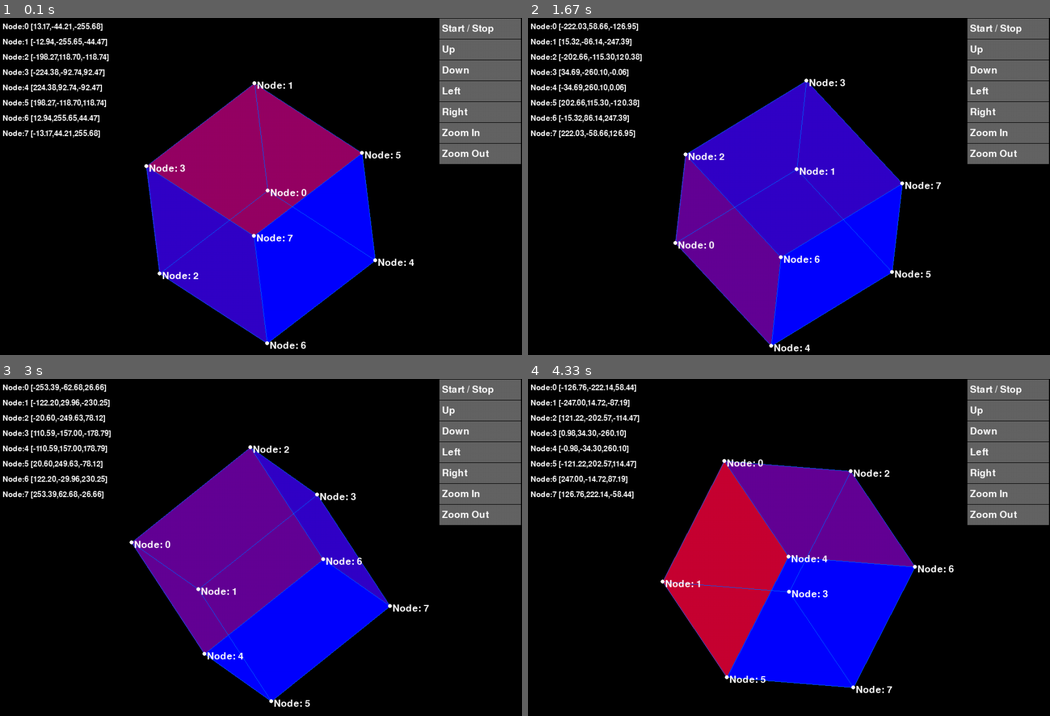
Above: before the commit, frames 1-4 (two rows, left to right).
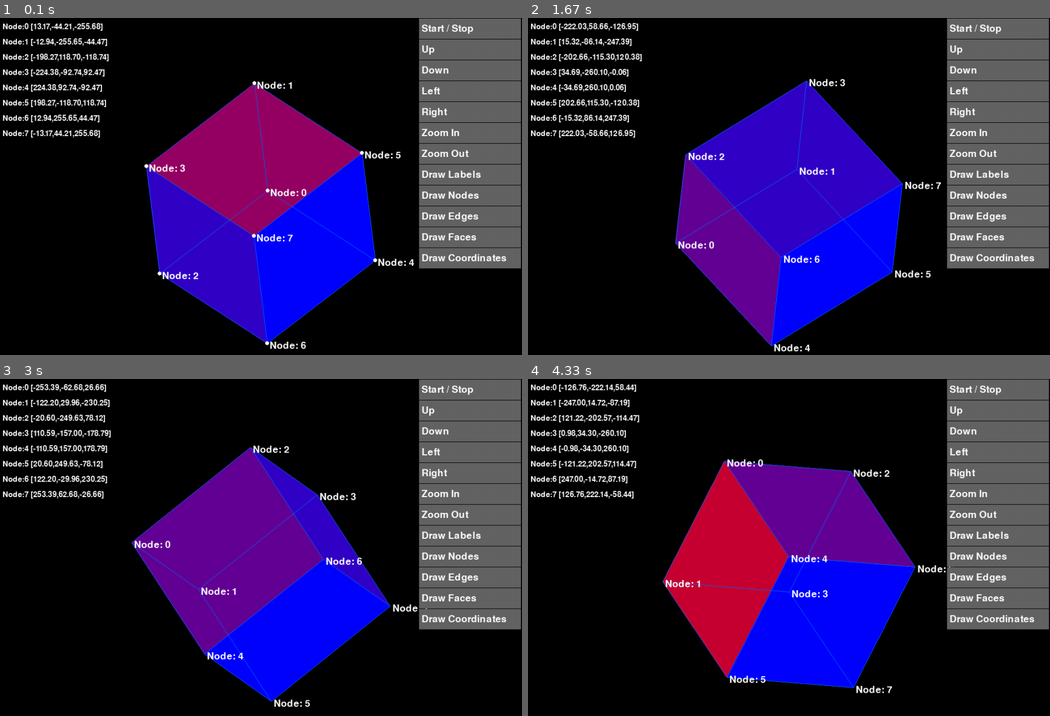
Above: after the commit, the same moments.

Repository: frellfrack/pygamecube
Game: pygame game, started from cube.py
The game is run twice, just before and just after one commit, with the same random seed, the same clock (stepped at 60 frames per second) and the same inputs.
Inputs (mouse positions are in pixels of both pictures, inside the frame that each line leads up to):
- Up to frame 1 (0.1 s): no input
- Up to frame 2 (1.67 s): tap Space at 0.33, 0.73, 1.03, 1.57 s; hold Right 0.67-1.13 s; tap = at 0.82 s; click (956, 203) at 1.22 s; hold Up from 1.5 s (still down); move the mouse to (794, 240) at 1.53 s
- Up to frame 3 (3 s): release Up at 1.8 s; hold Right 1.83-2.3 s; tap Space at 1.9, 2.2, 2.4, 2.7, 2.97 s; tap = at 1.98 s; hold Left 2.33-2.87 s; tap - at 2.48 s; hold Down from 2.9 s (still down)
- Up to frame 4 (4.33 s): release Down at 3.2 s; hold Left 3.23-3.63 s; tap Space at 3.3, 3.6, 3.73, 4.13 s; tap = at 3.38 s; hold Up 3.67-4.03 s; tap - at 3.82 s; hold Right from 4.07 s (still down)

The runs differ from the first frame. In frame 1, 8.3% of the frame differs, in the area x 80-100%, y 0-75%; in frame 2, 8.4%, in the area x 27-100%, y 0-98%; in frame 3, 8.4%; in frame 4, 8.4%.

Commit message:
Added More Options

Diff:
--- a/cube.py
+++ b/cube.py
@@ -23,6 +23,14 @@
         self.nodeSize = 4.5
         self.fillColour=(0,0,50)
 
+        self.drawBools ={
+            'drawLabels' : True,
+            'drawNodes' : True,
+            'drawEdges' : True,
+            'drawFaces' : True,
+            'drawCords' : True
+            }
+
         self.options =[
         {'label':"Start / Stop",'callback': 'self.startStop()' },
         {'label':'Up', 'callback': 'self.rotateX3D(0.01)'},
@@ -30,13 +38,20 @@
         {'label':'Left', 'callback': 'self.rotateY3D(-0.01)'},
         {'label':'Right', 'callback': 'self.rotateY3D(0.01)'},
         {'label':'Zoom In', 'callback': 'self.zoom(1.01)'},
-        {'label':'Zoom Out', 'callback': 'self.zoom(0.99)'}
+        {'label':'Zoom Out', 'callback': 'self.zoom(0.99)'},
+        {'label':'Draw Labels','callback':"self.toggleVar('drawLabels')"},
+        {'label':'Draw Nodes','callback':"self.toggleVar('drawNodes')"},
+        {'label':'Draw Edges','callback':"self.toggleVar('drawEdges')"},
+        {'label':'Draw Faces','callback':"self.toggleVar('drawFaces')"},
+        {'label':'Draw Coordinates','callback':"self.toggleVar('drawCords')"}
         ]
+
+
 
         self.optionsLen = len(self.options)
         self.optionColour = (100,100,100)
         self.optionHeight = 40
-        self.optionWidth =160
+        self.optionWidth =200
         self.optionSpacer=1
         self.menuHeight = self.optionsLen * self.optionHeight + self.optionSpacer
         self.menuWidth = self.optionWidth
@@ -161,7 +176,8 @@
                 self.rotateX3D(-((y-self.clickStart[1])/10000));
                 self.rotateY3D((x-self.clickStart[0])/10000);
                 self.doOrDoNot()
-
+    def toggleVar (self, whichVar):
+        self.drawBools[whichVar] = not self.drawBools[whichVar]
     def startStop (self):
         if (self.animate==False):
             self.animate=True
@@ -206,12 +222,17 @@
 
     def drawCube(self):
         self.screen.fill(self.backgroundColour)
-        self.drawFaces()
-        self.drawEdges()
-        self.drawNodes()
-        self.drawLabels()
+        if (self.drawBools['drawFaces']):
+            self.drawFaces()
+        if (self.drawBools['drawEdges']):
+            self.drawEdges()
+        if (self.drawBools['drawNodes']):
+            self.drawNodes()
+        if (self.drawBools['drawLabels']):
+            self.drawLabels()
+        if (self.drawBools['drawCords']):
+            self.drawCords ()
         self.drawMenu ()
-        self.drawCords ()
         pygame.display.flip()
 
     def drawCords(self):
